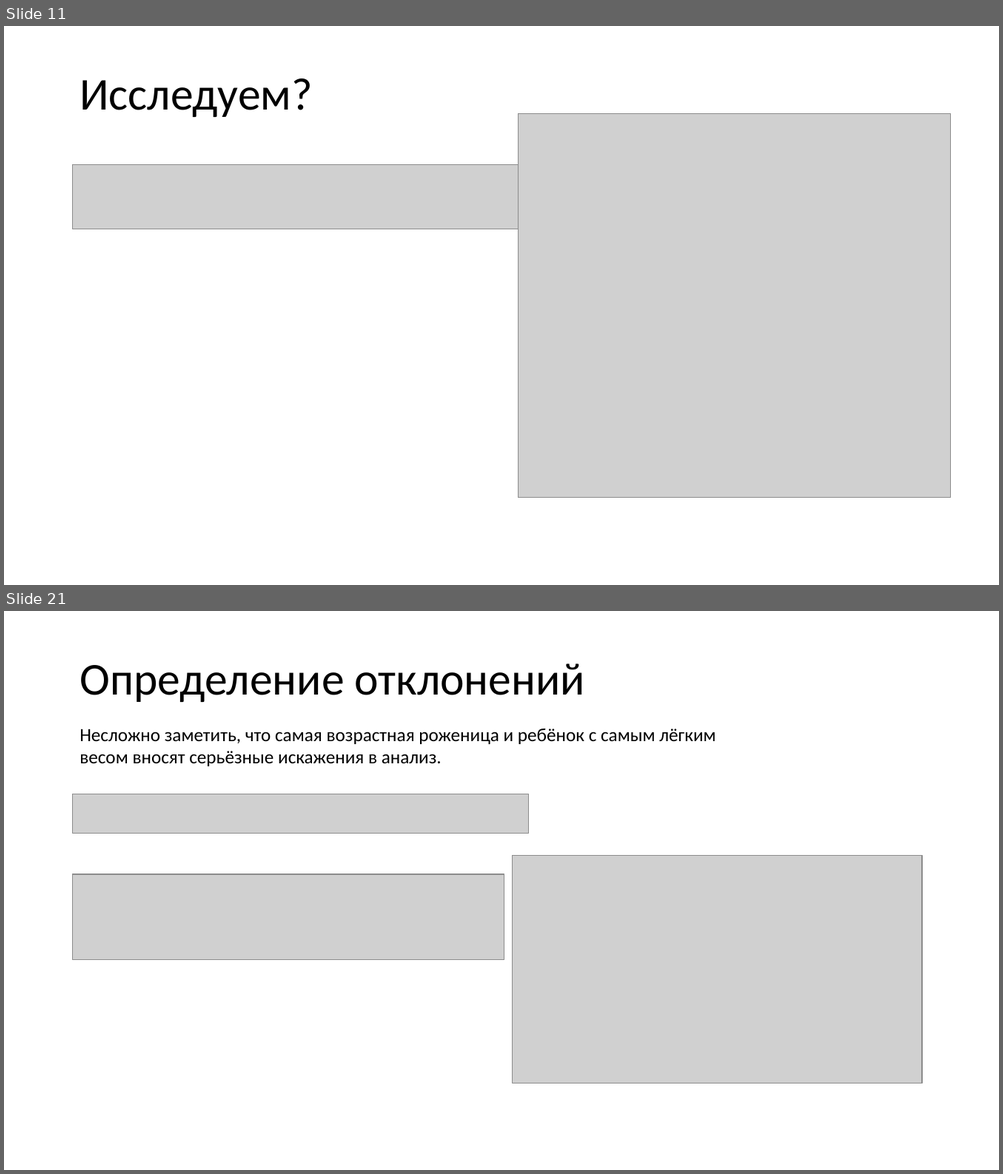
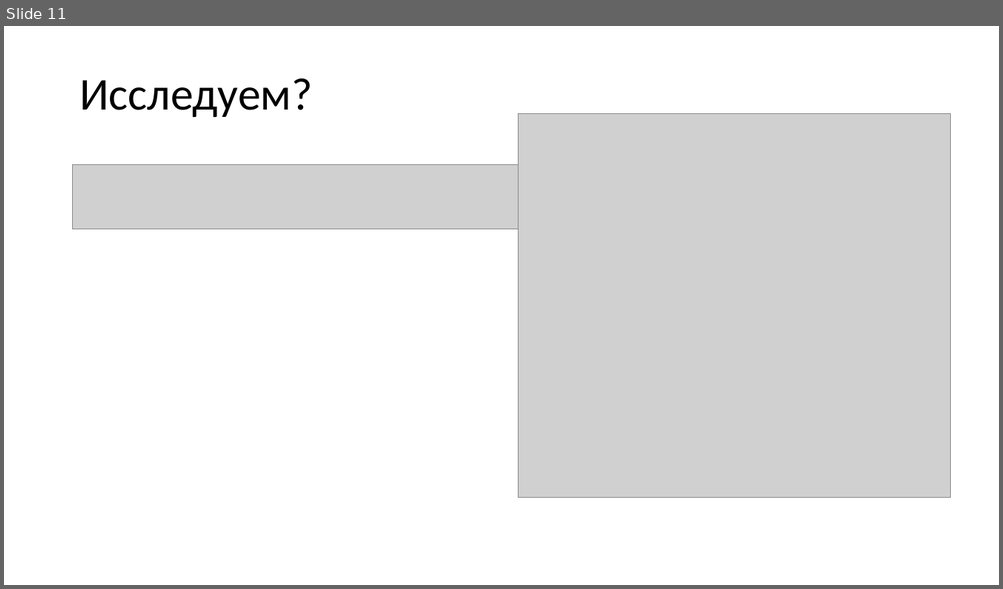
Before and after one commit to imhouston/MD-DA-2017, a slide deck: 5.1 Анализ данных. Многомерье. Начало.pptx. Shown one above the other, each under a label of ours: slides 11 and 21 before the commit, slide 11 after it; the slides between them are not shown. The pictures are 1003x1174 and 1003x589 pixels, drawn with LibreOffice and Linux fonts; fonts in the diff are those of the drawing; grey boxes stand for pictures. Boxes give left, top, right and bottom in pixels: in the first picture for what was removed or moved away, otherwise in the second. Text is boxed around its words. In the diff, an @@ line names an element or a change of style, - is before the commit and + after.

```diff
--- a/5.1 Анализ данных. Многомерье. Начало.pptx
+++ b/5.1 Анализ данных. Многомерье. Начало.pptx
@@ slide 21 removed at bbox=[4, 611, 999, 1170], background #FFFFFF @@
@@ title removed at bbox=[79, 664, 585, 702] @@
-Определение отклонений
@@ text removed at bbox=[79, 729, 715, 766] @@
-Несложно заметить, что самая возрастная роженица и ребёнок с самым лёгким весом вносят серьёзные искажения в анализ.
@@ picture removed at bbox=[73, 795, 529, 833] @@
@@ picture removed at bbox=[73, 874, 504, 960] @@
@@ picture removed at bbox=[512, 856, 922, 1083] @@
```
Also in this commit, not shown: 3 slides changed, 6 slides added, 17 other slides removed, 2 other files.
